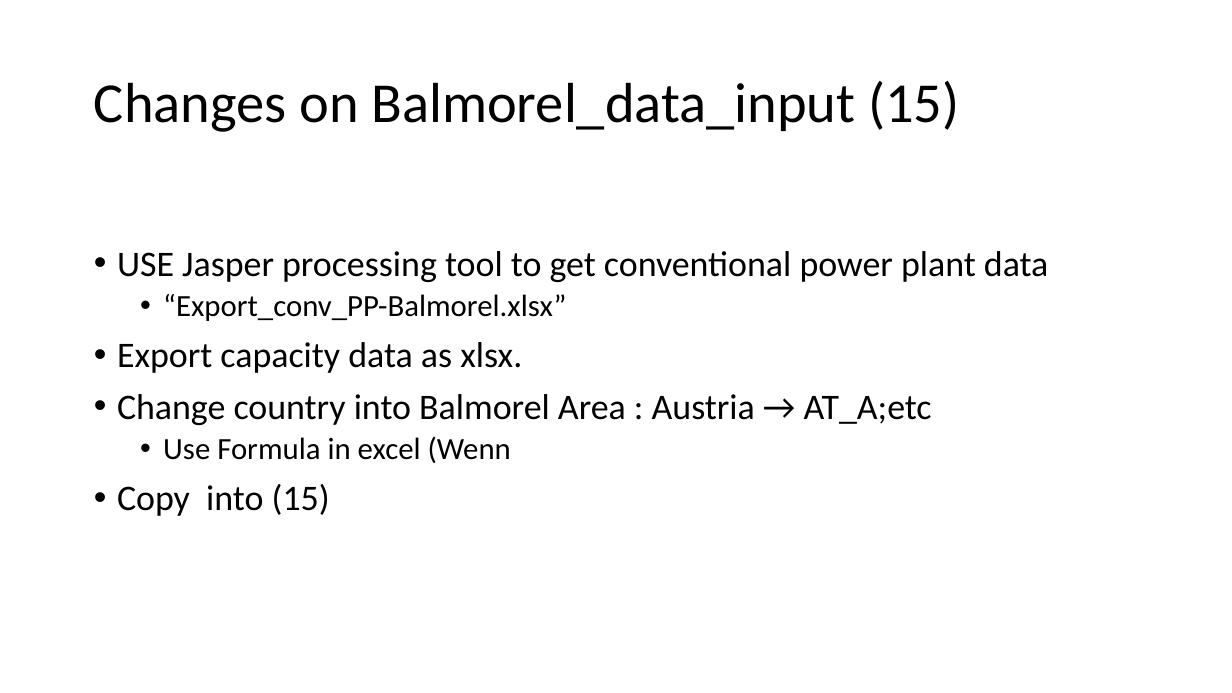
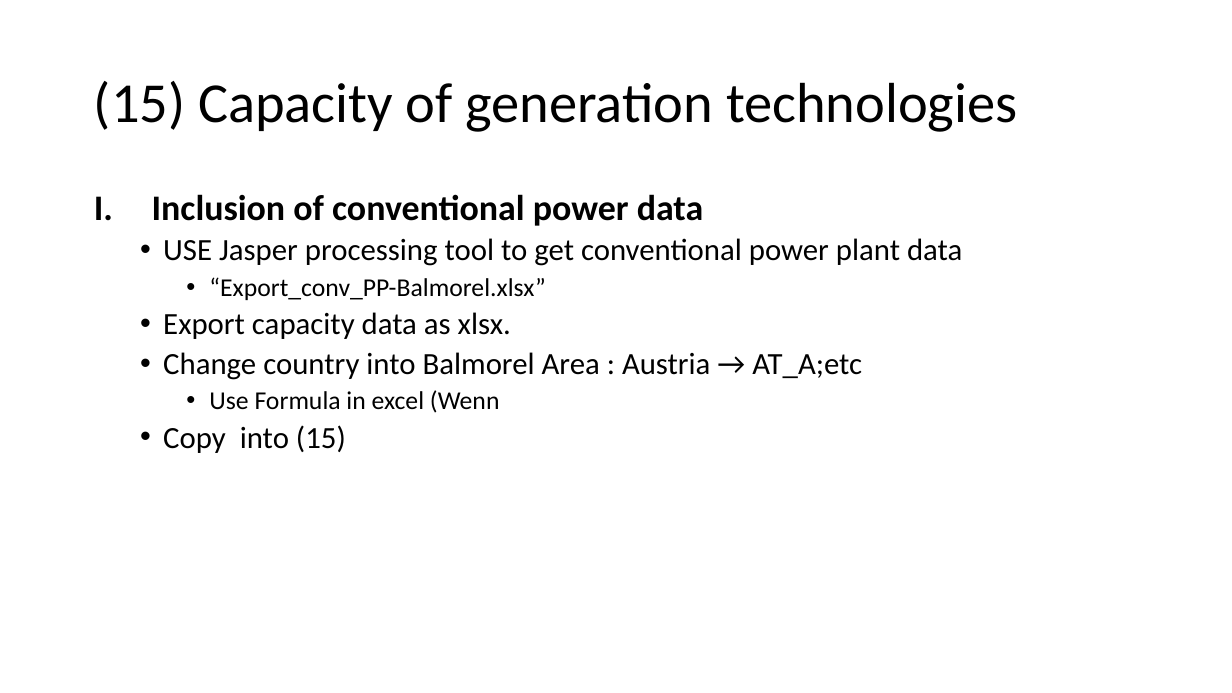
Before and after one commit to EEG-policy-modelling/EEG-Balmorel, a slide deck: slide 4 of Balmorel_guidance.pptx (slide 5 before the commit). Drawn at 1232x693 pixels with LibreOffice and Linux fonts; fonts in the diff are those of the drawing. Boxes give left, top, right and bottom in pixels: in the first picture for what was removed or moved away, otherwise in the second. Text is boxed around its words. In the diff, an @@ line names an element or a change of style, - is before the commit and + after.

Commit message:
AURES data update
updated flh except for hydro

```diff
--- a/Balmorel_guidance.pptx
+++ b/Balmorel_guidance.pptx
@@ title at (94, 81, 1017, 132): text changed @@
-Changes on Balmorel_data_input (15)
+(15) Capacity of generation technologies
@@ text at (152, 194, 703, 226): paragraph added @@
+I. Inclusion of conventional power data
@@ text at (163, 238, 962, 453): size 28 to 24 pt in "USE Jasper processing tool to get conventional ...", "Export capacity data as xlsx.", "Change country into Balmorel Area : Austria ...", "Copy into (15)"; size 24 to 20 pt in "“Export_conv_PP-Balmorel.xlsx”", "Use Formula in excel (Wenn"; list level 1 to 2 in "USE Jasper processing tool to ..."; list level 2 to 3 in "“Export_conv_PP-Balmorel.xlsx”"; list level 1 to 2 in "Export capacity data as xlsx."; list level 1 to 2 in "Change country into Balmorel Area ..."; list level 2 to 3 in "Use Formula in excel (Wenn"; list level 1 to 2 in "Copy into (15)" @@
```
Also in this commit, not shown: 4 other slides changed, 4 slides added, 1 slide removed, 4 other files.
